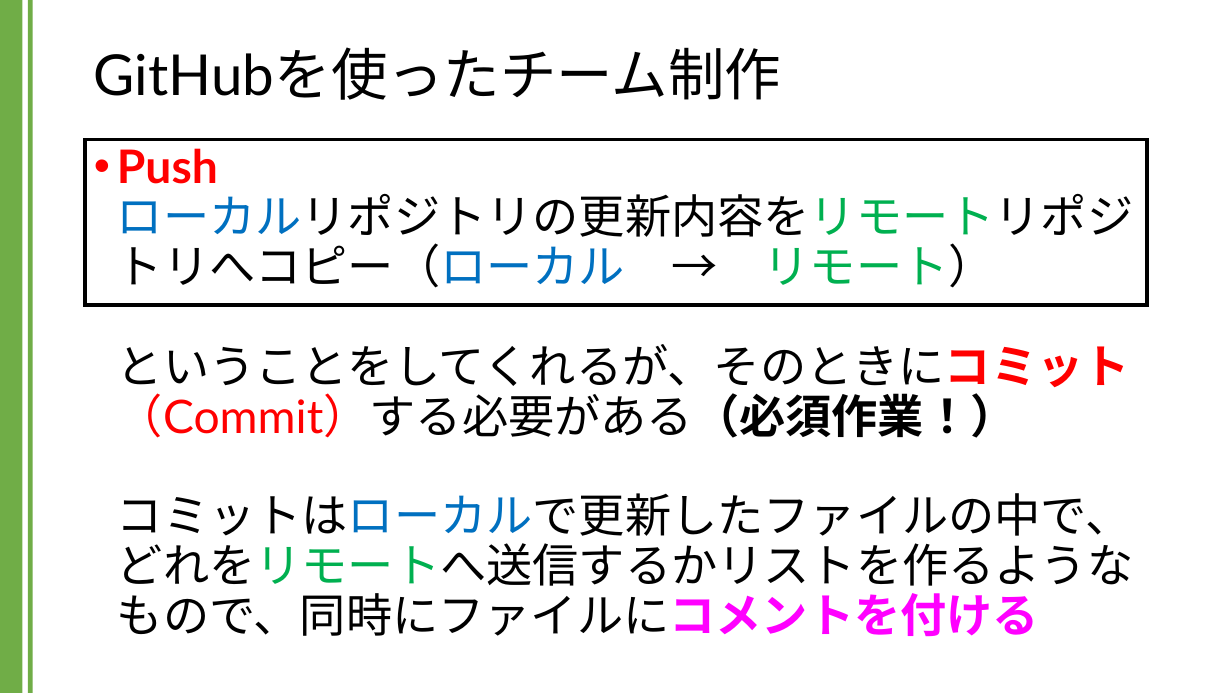
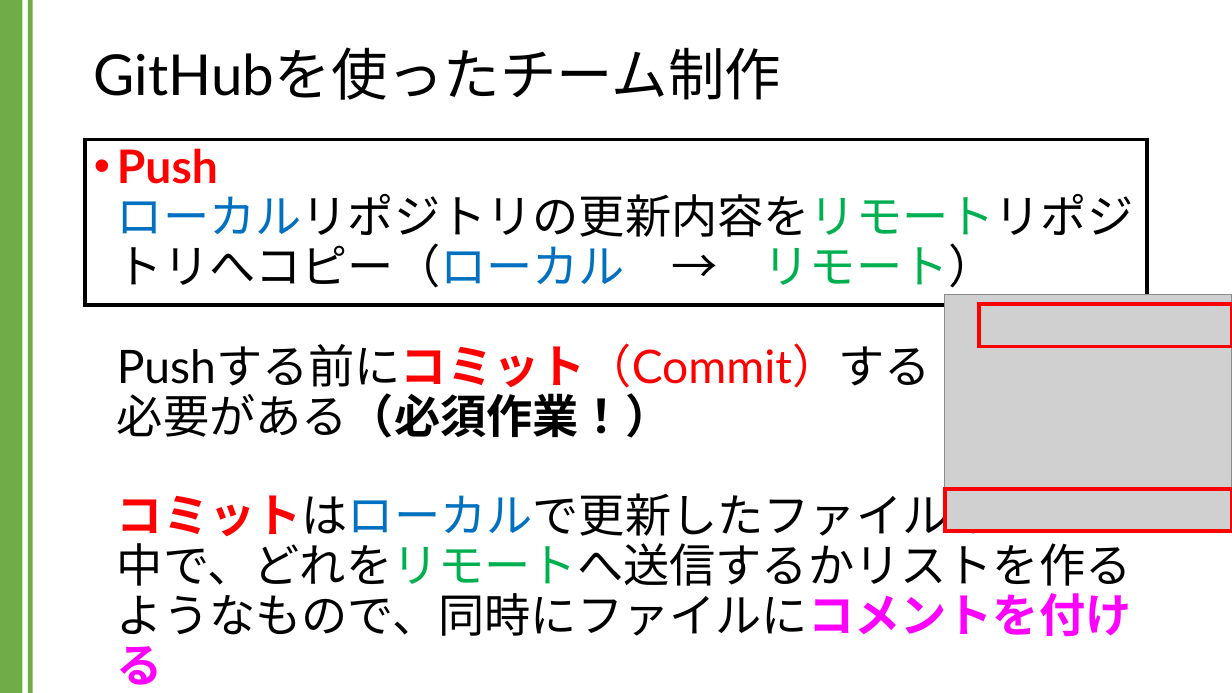
Before and after one commit to kic-murata/cpp2024, a slide deck: slide 27 of 授業資料/GitHubを用いたチーム制作.pptx. Drawn at 1232x693 pixels with LibreOffice and Linux fonts; fonts in the diff are those of the drawing; grey boxes stand for pictures. Boxes give left, top, right and bottom in pixels: in the first picture for what was removed or moved away, otherwise in the second. Text is boxed around its words. In the diff, an @@ line names an element or a change of style, - is before the commit and + after.

```diff
--- a/授業資料/GitHubを用いたチーム制作.pptx
+++ b/授業資料/GitHubを用いたチーム制作.pptx
@@ text at (117, 148, 1133, 685): text changed @@
-• Push
-  ローカルリポジトリの更新内容をリモートリポジトリへコピー（ローカル → リモート）
-  ということをしてくれるが、そのときにコミット
-  （Commit）する必要がある（必須作業！）
-  コミットはローカルで更新したファイルの中で、
-  どれをリモートへ送信するかリストを作るようなもので、同時にファイルにコメントを付ける
+• Push
+  ローカルリポジトリの更新内容をリモートリポジトリへコピー（ローカル → リモート）
+  Pushする前にコミット（Commit）する
+  必要がある（必須作業！）
+  コミットはローカルで更新したファイルの
+  中で、どれをリモートへ送信するかリストを作る
+  ようなもので、同時にファイルにコメントを付ける
@@ picture added at (945, 294, 1232, 531) @@
@@ rectangle added at (980, 304, 1232, 347), outline #FF0000 3 pt @@
@@ rectangle added at (945, 489, 1232, 531), outline #FF0000 3 pt @@
```
Also in this commit, not shown: 6 other slides changed, 1 other file.
